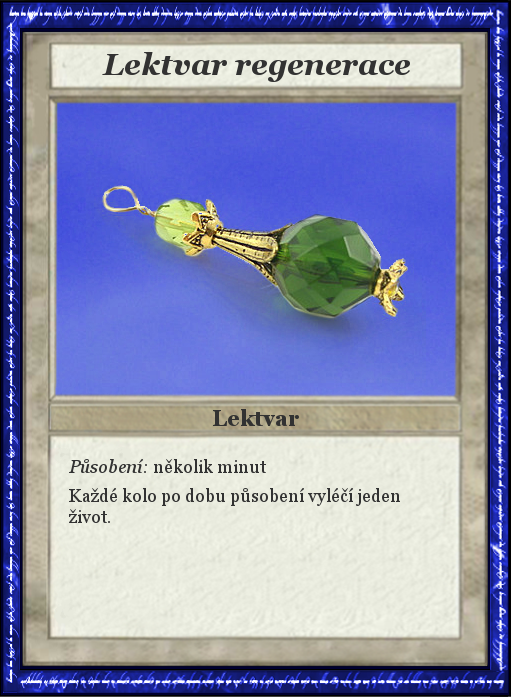
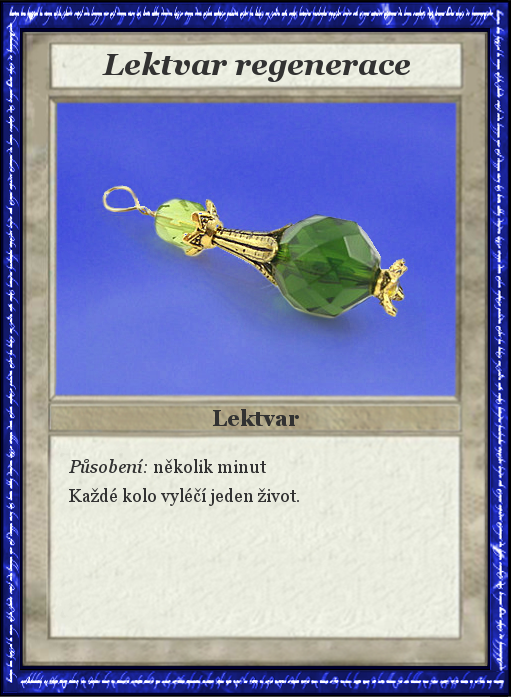
Two versions of the same layered image (511 x 697). Layer-by-layer changes:
painted on "Působení: několik minut ..." over left=69, top=488, right=400, bottom=523
